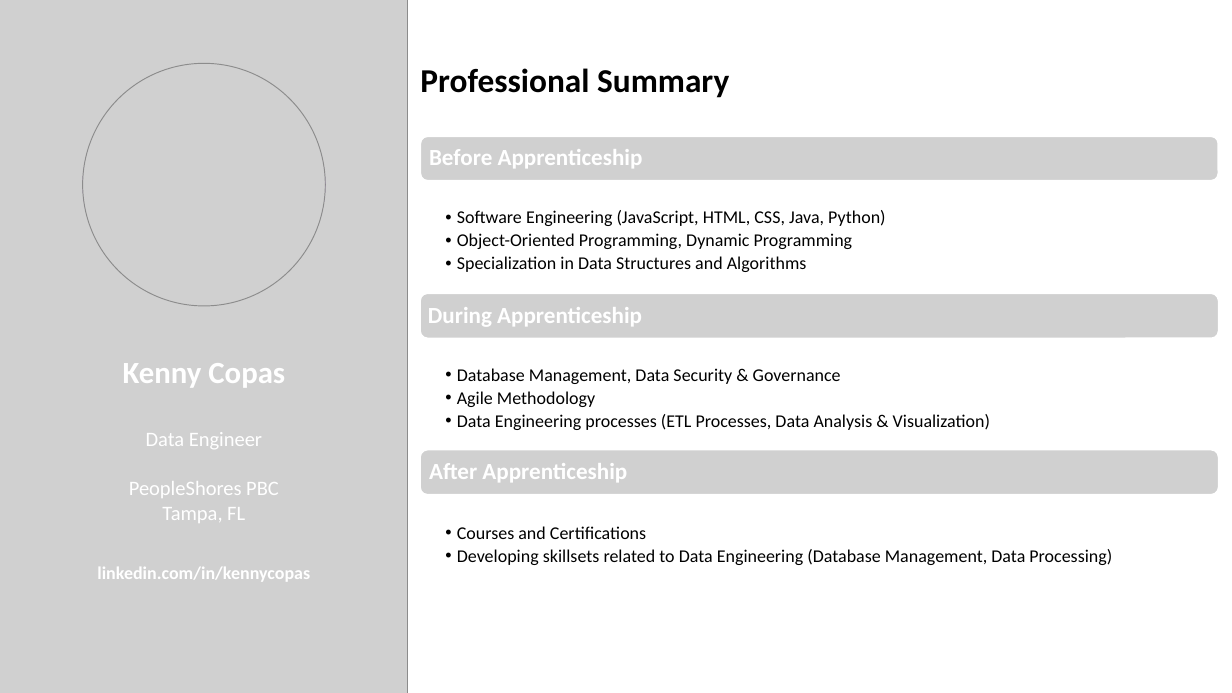
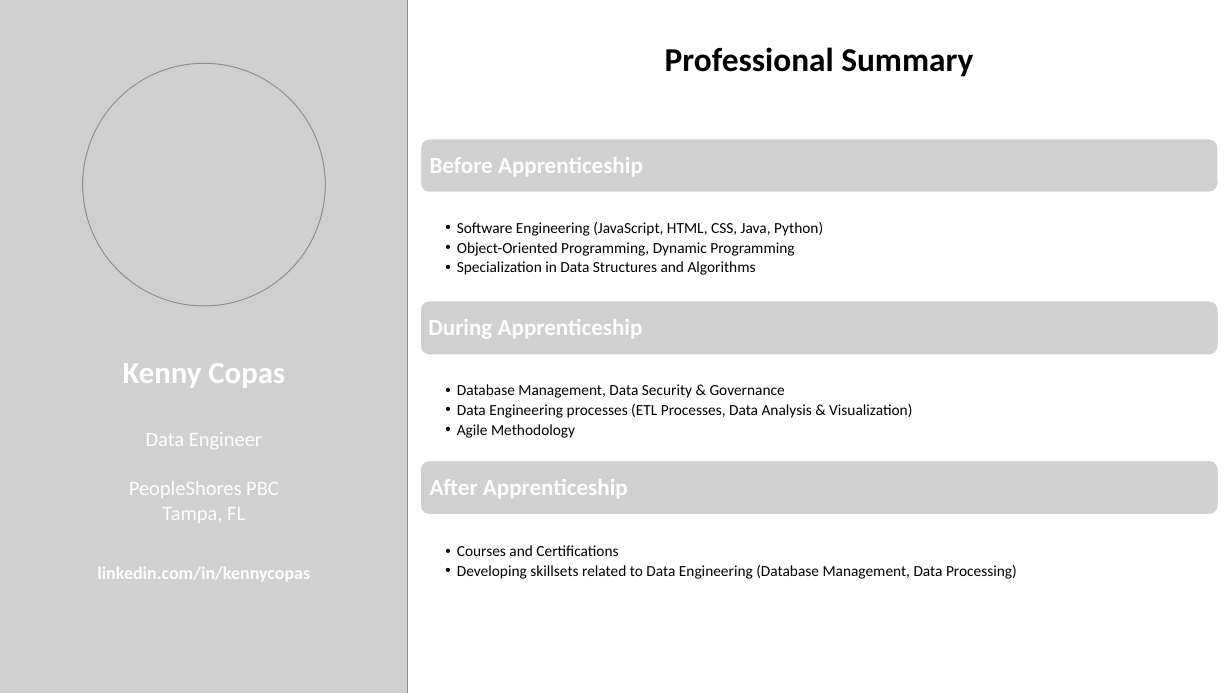
Before and after one commit to kencopas/Capstone, a slide deck: slide 2 of docs/Kenneth Copas - Capstone Presentation.pptx. Drawn at 1232x693 pixels with LibreOffice and Linux fonts; fonts in the diff are those of the drawing; grey boxes stand for pictures. Boxes give left, top, right and bottom in pixels: in the first picture for what was removed or moved away, otherwise in the second. Text is boxed around its words. In the diff, an @@ line names an element or a change of style, - is before the commit and + after.

Commit message:
Update Presentation

```diff
--- a/docs/Kenneth Copas - Capstone Presentation.pptx
+++ b/docs/Kenneth Copas - Capstone Presentation.pptx
@@ title "Professional Summary": place and size @@
-title "Professional Summary" at [420, 68, 729, 98]
+title "Professional Summary" at [665, 47, 973, 77]
@@ title "Professional Summary" at [665, 47, 973, 77]: alignment left to centre @@
@@ picture: place and size @@
-picture at [420, 136, 1219, 181]
+picture at [420, 139, 1219, 193]
@@ text "Before Apprenticeship": place and size @@
-text "Before Apprenticeship" at [429, 149, 643, 168]
+text "Before Apprenticeship" at [430, 157, 643, 176]
@@ text "Software Engineering (JavaScript, HTML, CSS, ...": place and size @@
-text "Software Engineering (JavaScript, HTML, CSS, ..." at [457, 210, 885, 272]
+text "Software Engineering (JavaScript, HTML, CSS, ..." at [457, 222, 823, 275]
@@ text "Software Engineering (JavaScript, HTML, CSS, ..." at [457, 222, 823, 275]: size 14 to 12 pt @@
@@ picture: place and size @@
-picture at [420, 293, 1219, 338]
+picture at [420, 300, 1219, 355]
@@ text "During Apprenticeship": place and size @@
-text "During Apprenticeship" at [428, 307, 642, 327]
+text "During Apprenticeship" at [428, 319, 643, 339]
@@ text "Database Management, Data Security & ...": place and size @@
-text "Database Management, Data Security & ..." at [457, 368, 990, 430]
+text "Database Management, Data Security & ..." at [457, 384, 912, 438]
@@ text at [457, 384, 785, 438]: size 14 to 12 pt in "Database Management, Data Security & Governance", "Agile Methodology" @@
@@ text at [457, 404, 912, 418]: paragraph added @@
+  • Data Engineering processes (ETL Processes, Data Analysis & Visualization)
@@ text at [457, 414, 990, 430]: paragraph removed @@
-  • Data Engineering processes (ETL Processes, Data Analysis & Visualization)
@@ picture: place and size @@
-picture at [420, 450, 1219, 495]
+picture at [420, 460, 1219, 515]
@@ text "After Apprenticeship": place and size @@
-text "After Apprenticeship" at [429, 463, 627, 482]
+text "After Apprenticeship" at [430, 479, 628, 498]
@@ text "Courses and Certifications" at [457, 545, 1017, 579]: size 14 to 12 pt @@
@@ text "Courses and Certifications": place and size @@
-text "Courses and Certifications" at [457, 526, 1112, 565]
+text "Courses and Certifications" at [457, 545, 1017, 579]
```
Also in this commit, not shown: 1 slide added, 1 other file.
